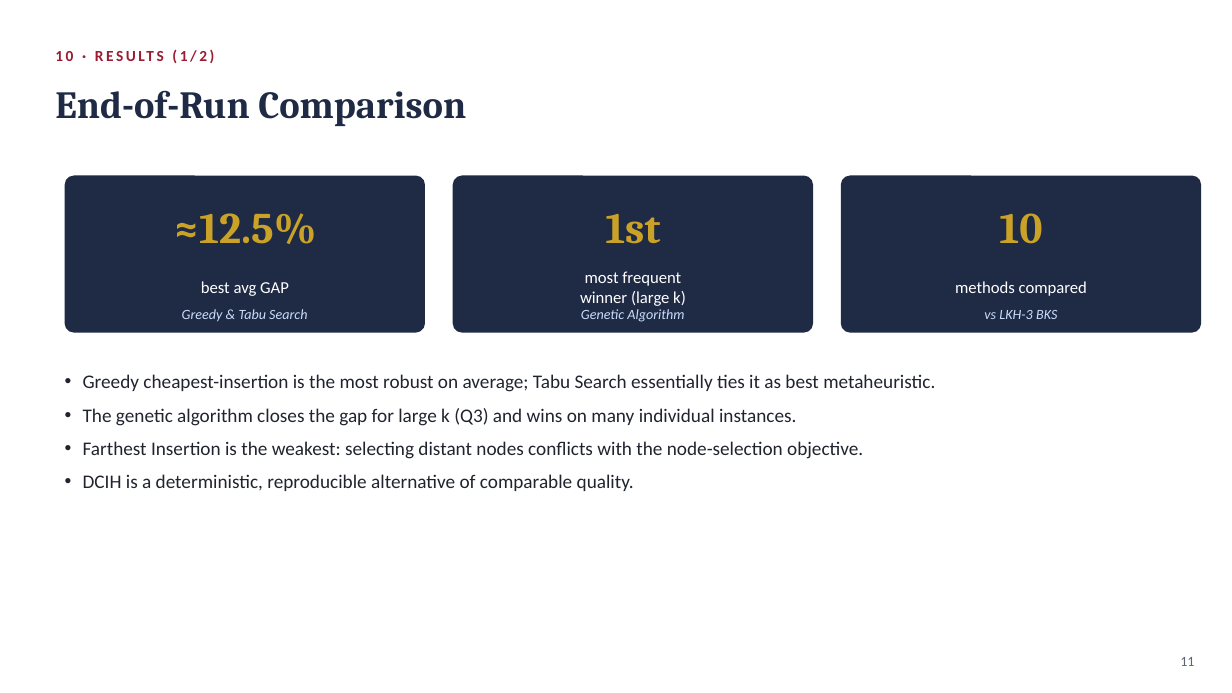
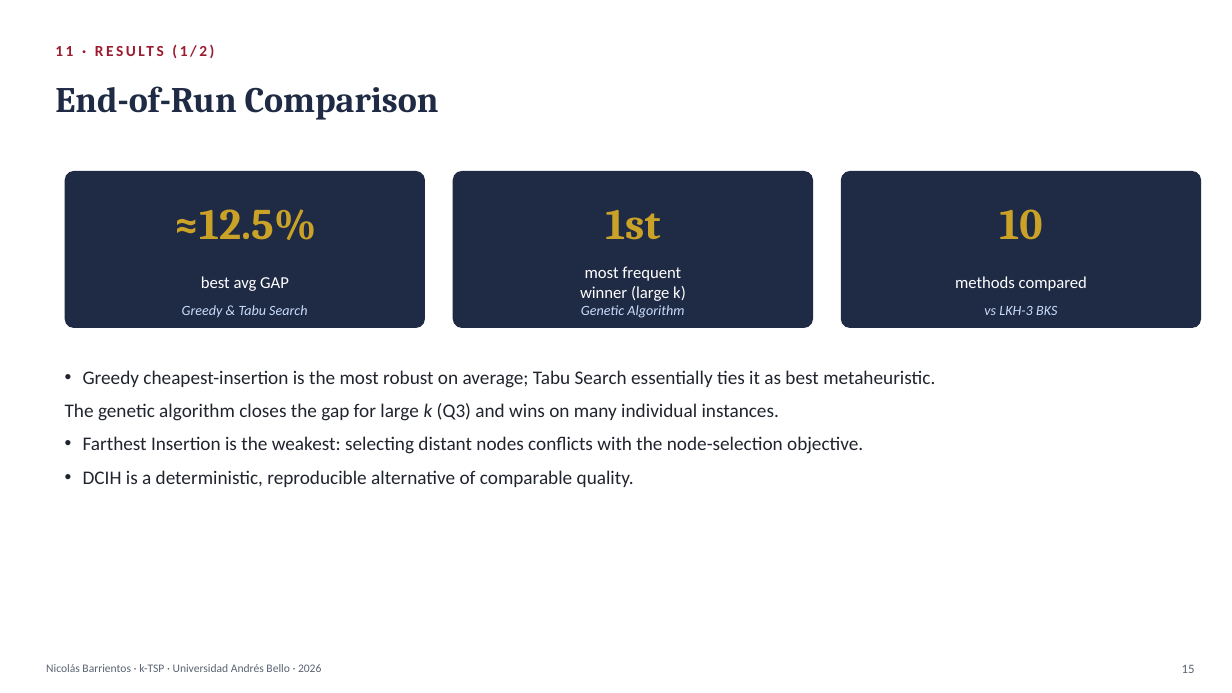
Before and after one commit to Nico8270/KTSP-Proyecto-de-Titulo, a slide deck: slide 15 of presentacion/presentacion_ktsp.pptx (slide 11 before the commit). Drawn at 1232x693 pixels with LibreOffice and Linux fonts; fonts in the diff are those of the drawing. Boxes give left, top, right and bottom in pixels: in the first picture for what was removed or moved away, otherwise in the second. Text is boxed around its words. In the diff, an @@ line names an element or a change of style, - is before the commit and + after.

```diff
--- a/presentacion/presentacion_ktsp.pptx
+++ b/presentacion/presentacion_ktsp.pptx
@@ text at <box>180,46,207,56</box>: text changed @@
-10 · RESULTS (1/2)
+11 · RESULTS (1/2)
@@ text "End-of-Run Comparison" at <box>55,86,439,120</box>: size 30 to 28 pt @@
@@ 9 texts, 3 rounded rectangles: place and size @@
-9 texts, 3 rounded rectangles at <box>65,176,1202,333</box>
+9 texts, 3 rounded rectangles at <box>65,171,1202,328</box>
@@ text at <box>65,403,779,421</box>: italic on in "k"; less space between paragraphs @@
@@ text removed at <box>1180,657,1194,666</box> @@
-11
@@ text added at <box>46,664,321,672</box>, 9 pt, text #5B6472 @@
+Nicolás Barrientos · k-TSP · Universidad Andrés Bello · 2026
@@ text added at <box>1182,665,1195,673</box>, 10 pt, text #5B6472 @@
+15
```
Also in this commit, not shown: 13 other slides changed, 4 slides added, 3 other files.
